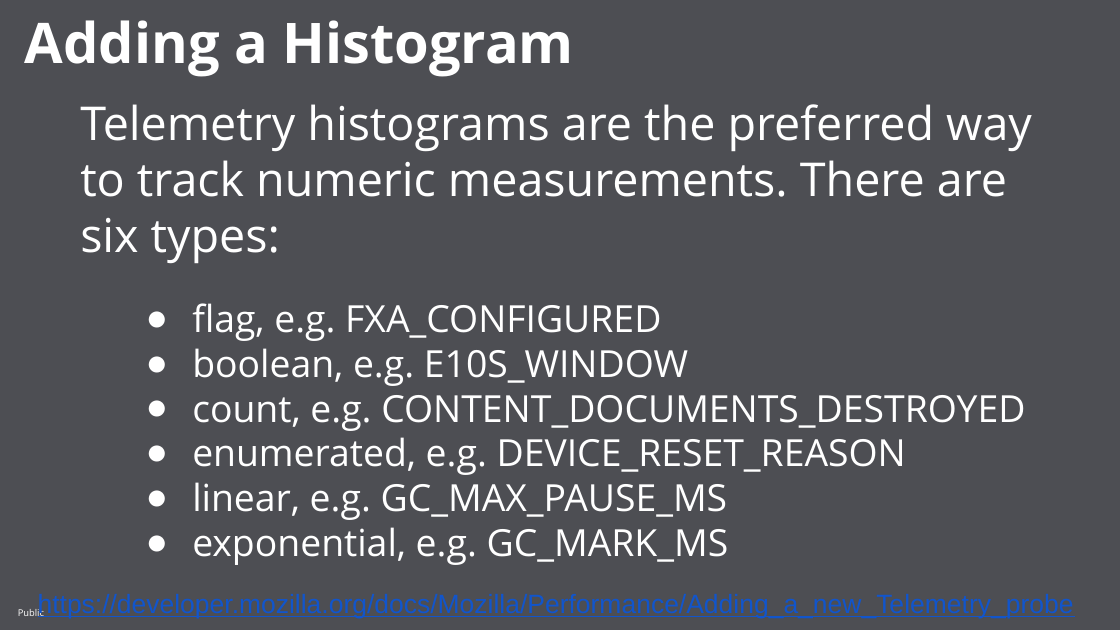
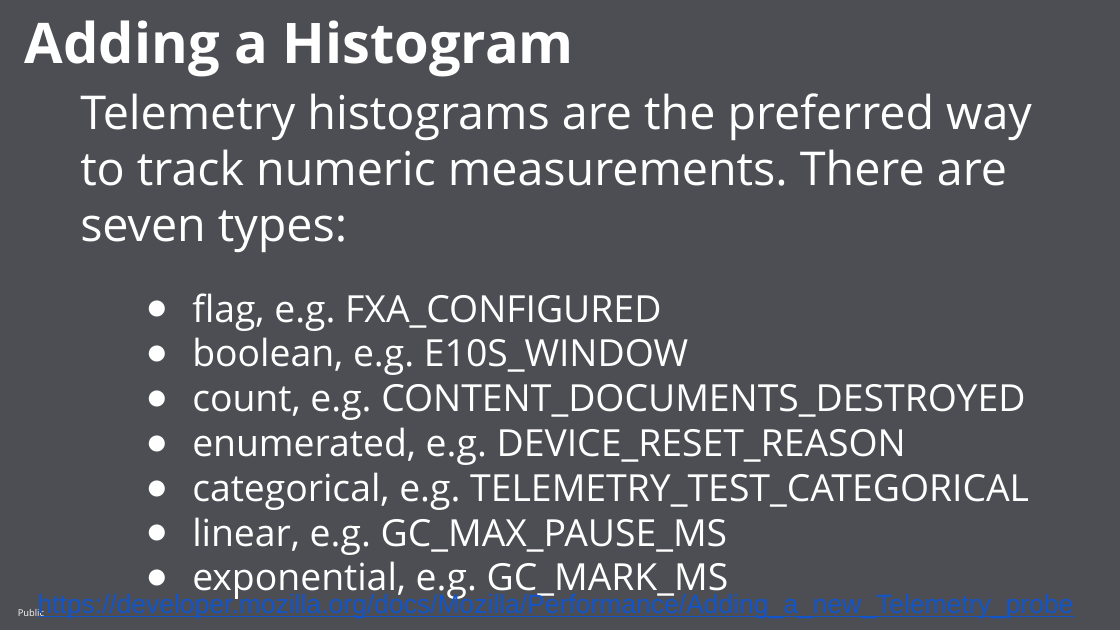
Before and after one commit to mozilla/telemetry-onboarding, a slide deck: slide 22 of slides/Telemetry Onboarding.pptx (slide 23 before the commit). Drawn at 1120x630 pixels with LibreOffice and Linux fonts; fonts in the diff are those of the drawing; background and template pictures are left out. Boxes give left, top, right and bottom in pixels: in the first picture for what was removed or moved away, otherwise in the second. Text is boxed around its words. In the diff, an @@ line names an element or a change of style, - is before the commit and + after.

```diff
--- a/slides/Telemetry Onboarding.pptx
+++ b/slides/Telemetry Onboarding.pptx
@@ text "Telemetry histograms are the preferred ...": place and size @@
-text "Telemetry histograms are the preferred ..." at [80,104,1032,565]
+text "Telemetry histograms are the preferred ..." at [80,93,1032,601]
@@ text at [80,93,1032,252]: text changed @@
-Telemetry histograms are the preferred way to track numeric measurements. There are six types:
+Telemetry histograms are the preferred way to track numeric measurements. There are seven types:
@@ text at [192,472,1029,510]: paragraph added @@
+● categorical, e.g. TELEMETRY_TEST_CATEGORICAL
```
Also in this commit, not shown: 4 other slides changed, 1 slide removed, 1 other file.
